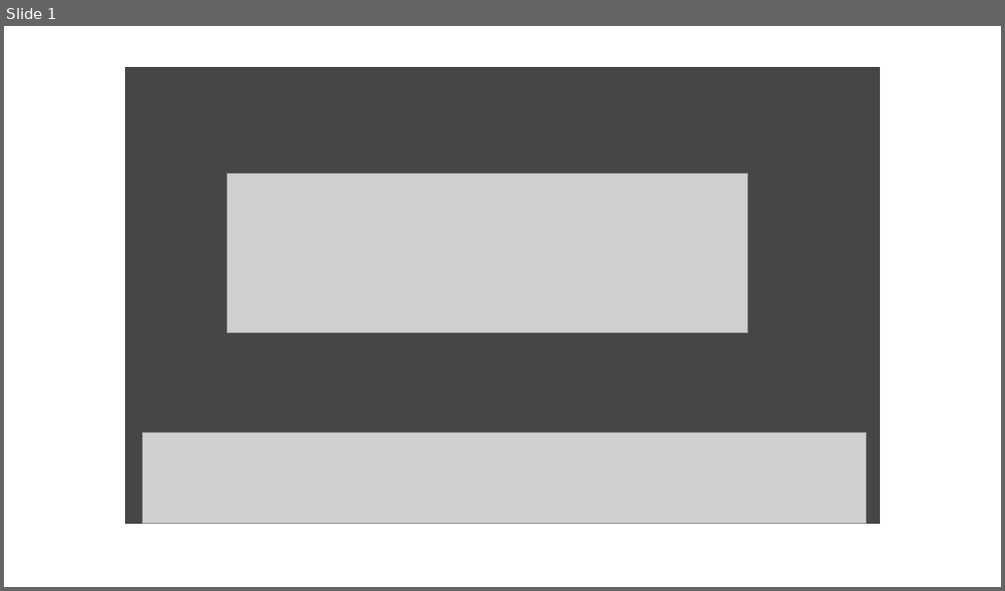
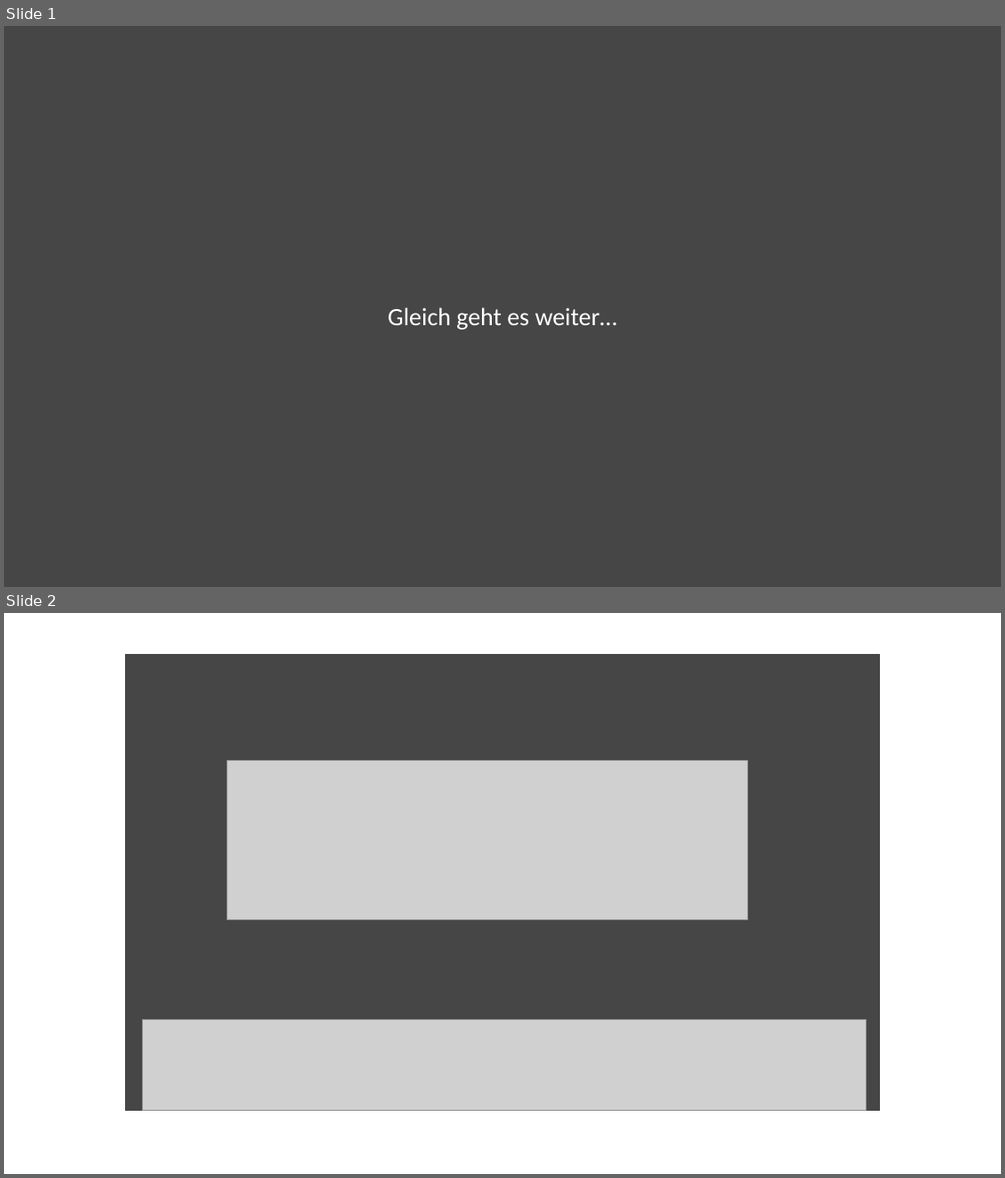
Before and after one commit to Nian-Jingqing/PEEP_fMRI, a slide deck: utils/img/VAS_Paradigm_Visuals.pptx. Shown one above the other, each under a label of ours: slide 1 before the commit, slides 1 and 2 after it. The pictures are 1005x591 and 1005x1178 pixels, drawn with LibreOffice and Linux fonts; fonts in the diff are those of the drawing; grey boxes stand for pictures. Boxes give left, top, right and bottom in pixels: in the first picture for what was removed or moved away, otherwise in the second. Text is boxed around its words. In the diff, an @@ line names an element or a change of style, - is before the commit and + after.

```diff
--- a/utils/img/VAS_Paradigm_Visuals.pptx
+++ b/utils/img/VAS_Paradigm_Visuals.pptx
@@ slide 1 added at [4,26,1001,587], background #464646 @@
@@ rectangle added at [126,79,879,534], fill #464646, outline #464646 1 pt @@
@@ text added at [388,307,617,329], 24 pt, text #FFFFFF @@
+Gleich geht es weiter…
@@ what was slide 1 is now slide 2 @@
```
Also in this commit, not shown: 1 slide changed, 2 other slides added, 33 other files.
